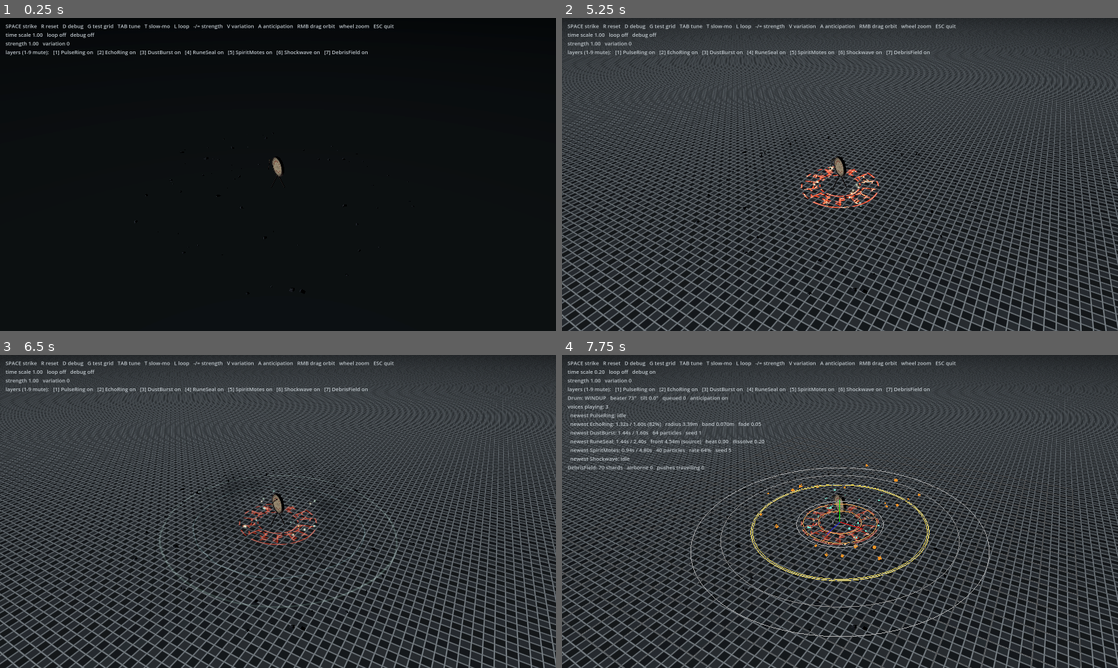
Above: before the commit, frames 1-4 (two rows, left to right).
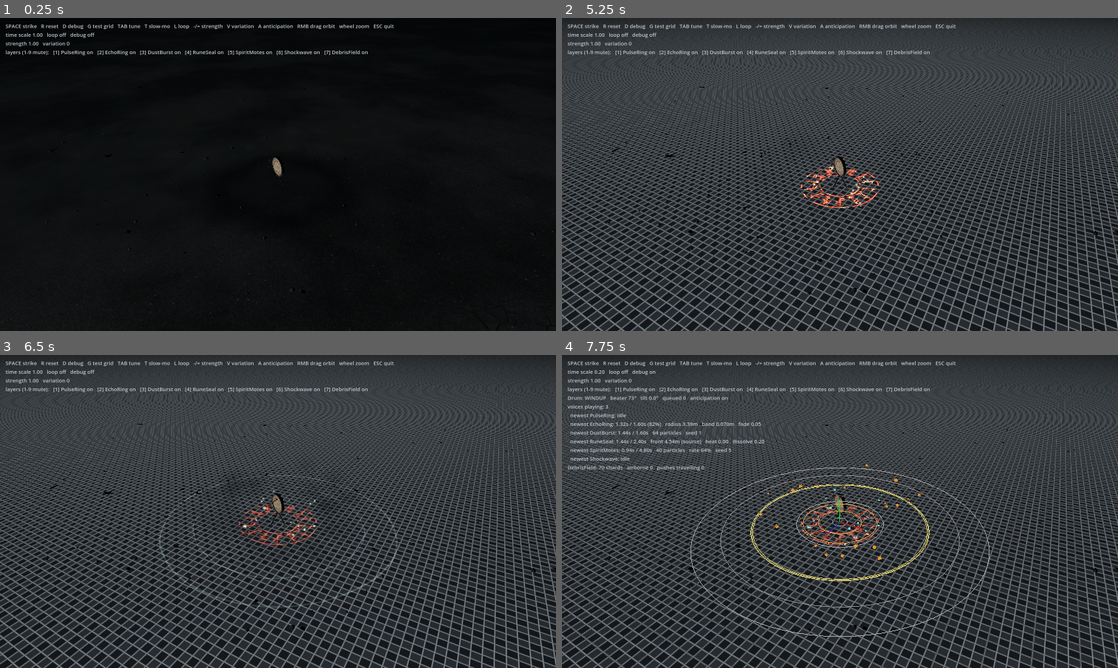
Above: after the commit, the same moments.

Repository: BilguunTs/vfx-lab
Game: Godot game, scene res://lab/lab.tscn
Same seed, same stepped clock (60 frames per second), same inputs: the game is played once before the commit and once after it.
Inputs (mouse positions are in pixels of both pictures, inside the frame that each line leads up to):
- Up to frame 1 (0.25 s): no input
- Up to frame 2 (5.25 s): move the mouse to (962, 158) at 0.52 s; hold D 0.53-1.25 s; tap Q at 0.6 s; click (962, 158) at 0.67 s; tap Space at 0.77, 3.77 s; drag from (728, 190) to (812, 237) at 1.27 s; move the mouse to (895, 105) at 2.02 s; hold D 2.03-2.75 s; tap P at 2.1 s; drag from (812, 237) to (673, 127) at 2.77 s; move the mouse to (1006, 221) at 3.52 s; hold A 3.53-4.25 s; tap N at 3.6 s; drag from (673, 127) to (756, 96) at 4.27 s; move the mouse to (867, 174) at 5.02 s; hold A from 5.03 s (still down); tap G at 5.1 s; click (867, 174) at 5.17 s
- Up to frame 3 (6.5 s): release A at 5.75 s; drag from (194, 433) to (166, 527) at 5.77 s
- Up to frame 4 (7.75 s): move the mouse to (962, 495) at 6.52 s; hold D 6.53-7.25 s; tap T at 6.6 s; tap Space at 6.77 s; drag from (728, 527) to (812, 574) at 7.27 s

The runs differ from the first frame. In frame 1, less than 0.1% of the frame differs, in the area x 0-100%, y 28-99%; in frame 2, less than 0.1%, in the area x 1-100%, y 20-75%; in frame 3, less than 0.1%; in frame 4, less than 0.1%.

Commit message:
Lab ground: procedural cracked earth and scattered stones
Replaces the flat grey floor. ground.gdshader: damp/dry patches, mottling, irregular pebbles,
dry cracks in the drier patches, a fine bump and a trampled ring around the drum, at the old
floor's brightness. stone_scatter.gd: flat-shaded low-poly stones and boulders beyond the
debris field, deterministic seed. Gives distortion effects something to bend.

Diff:
--- /dev/null
+++ b/lab/ground.gdshader
@@ -0,0 +1,136 @@
+// Lab ground: packed earth, procedural, no textures.
+//
+// Detail at several scales so the ground reads at any distance and gives distortion effects
+// (the shockwave) something to bend: big damp/dry patches, mid mottling, scattered pebbles and
+// fine grit. A shallow bump from the same height field catches the low sun. Fine detail fades
+// out with distance (fwidth) instead of shimmering.
+//
+// Storytelling: a trampled ring around the origin — darker, smoother, fewer pebbles — as if
+// people have circled this spot for a long time. worn_strength = 0 removes it.
+shader_type spatial;
+render_mode diffuse_lambert;
+
+#include "res://shared/shaders/noise.gdshaderinc"
+
+uniform vec3 earth_dark : source_color = vec3(0.28, 0.265, 0.24);
+uniform vec3 earth_light : source_color = vec3(0.43, 0.405, 0.37);
+uniform vec3 pebble_color : source_color = vec3(0.55, 0.53, 0.5);
+uniform float patch_scale = 0.22;      // big damp/dry patches per metre
+uniform float mottle_scale = 1.7;
+uniform float pebble_cell = 0.12;      // metres per pebble cell
+uniform float pebble_density = 0.1;    // share of cells holding a pebble
+uniform float grit_strength = 0.12;
+uniform float bump_strength = 0.6;
+// Dry-earth cracks: a cell network of thin dark lines, only in the drier patches.
+uniform vec3 crack_color : source_color = vec3(0.1, 0.09, 0.08);
+uniform float crack_cell = 0.45;       // metres between cracks
+uniform float crack_width = 0.035;     // fraction of a cell
+uniform float crack_amount = 0.75;     // 0 = none, 1 = cracks wherever the ground is dry
+
+uniform vec2 worn_center = vec2(0.0);
+uniform float worn_radius = 2.4;
+uniform float worn_width = 1.1;
+uniform float worn_strength = 0.4;
+
+varying vec3 v_world;
+
+float fbm(vec2 p) {
+	float v = 0.0;
+	float a = 0.5;
+	for (int i = 0; i < 4; i++) {
+		v += a * value_noise(p);
+		p = p * 2.03 + vec2(17.1, 9.3);
+		a *= 0.5;
+	}
+	return v;
+}
+
+// 0..1 pebble coverage: one round pebble at a jittered spot in some cells.
+float pebbles(vec2 p, float density) {
+	vec2 g = p / pebble_cell;
+	vec2 cell = floor(g);
+	float present = step(1.0 - density, hash21(cell + 311.0));
+	vec2 centre = vec2(hash21(cell + 17.0), hash21(cell + 53.0)) * 0.6 + 0.2;
+	float radius = 0.1 + 0.25 * pow(hash21(cell + 91.0), 2.0);
+	vec2 q = fract(g) - centre;
+	// Lumpy outline: stretch along a random direction, wobble the edge.
+	float a = hash21(cell + 5.0) * 6.2832;
+	q = mat2(vec2(cos(a), sin(a)), vec2(-sin(a), cos(a))) * q * vec2(1.0, 1.5);
+	float d = length(q) * (0.85 + 0.3 * value_noise(g * 9.0 + cell));
+	return present * (1.0 - smoothstep(radius * 0.7, radius, d));
+}
+
+// Distance to the nearest cell border of a jittered grid (Voronoi F2 - F1, approximated).
+float crack_lines(vec2 p) {
+	vec2 g = p / crack_cell;
+	g += (vec2(value_noise(g * 1.3), value_noise(g * 1.3 + 7.7)) - 0.5) * 0.35; // wander
+	vec2 cell = floor(g);
+	vec2 f = fract(g);
+	float d1 = 8.0;
+	float d2 = 8.0;
+	for (int y = -1; y <= 1; y++) {
+		for (int x = -1; x <= 1; x++) {
+			vec2 o = vec2(float(x), float(y));
+			vec2 pt = o + vec2(hash21(cell + o + 101.0), hash21(cell + o + 211.0)) * 0.8 + 0.1;
+			float d = length(pt - f);
+			if (d < d1) { d2 = d1; d1 = d; } else if (d < d2) { d2 = d; }
+		}
+	}
+	return d2 - d1; // 0 on a border
+}
+
+float worn(vec2 p) {
+	float r = length(p - worn_center);
+	float d = (r - worn_radius) / worn_width;
+	// Slightly irregular edge: nobody walks a perfect circle.
+	float wobble = value_noise(p * 0.9) * 0.6 - 0.3;
+	return worn_strength * exp(-(d + wobble) * (d + wobble) * 2.0);
+}
+
+float height(vec2 p, float detail, float wear) {
+	float h = fbm(p * mottle_scale) * 0.6;
+	h += pebbles(p, pebble_density * (1.0 - wear * 1.5)) * 0.5 * detail;
+	h += value_noise(p * 30.0) * 0.15 * detail;
+	return h * (1.0 - wear);
+}
+
+void vertex() {
+	v_world = (MODEL_MATRIX * vec4(VERTEX, 1.0)).xyz;
+}
+
+void fragment() {
+	vec2 p = v_world.xz;
+	// 1 up close, 0 where a pebble cell is smaller than ~2 pixels.
+	float detail = 1.0 - smoothstep(0.25, 0.6, fwidth(p.x) / pebble_cell);
+	float wear = worn(p);
+
+	float patches = smoothstep(0.3, 0.7, fbm(p * patch_scale));
+	float mottle = fbm(p * mottle_scale);
+	vec3 col = mix(earth_dark, earth_light, patches * 0.6 + mottle * 0.4);
+	col *= 1.0 + (value_noise(p * 30.0) - 0.5) * 2.0 * grit_strength * detail;
+	float pebble = pebbles(p, pebble_density * (1.0 - wear * 1.5)) * detail;
+	// Pebbles both lighter and darker than the earth, never all white dots.
+	float pebble_tone = hash21(floor(p / pebble_cell) + 7.0);
+	col = mix(col, pebble_color * mix(0.45, 1.1, pebble_tone), pebble * 0.85);
+
+	// Cracks where it's dry (light patches), broken up by noise so they don't tile the world.
+	float dry = smoothstep(0.35, 0.75, patches + (value_noise(p * 0.7) - 0.5) * 0.5);
+	float cracked = crack_amount * dry * (1.0 - wear) * smoothstep(0.35, 0.6, value_noise(p * 1.1 + 31.0));
+	float cd = crack_lines(p);
+	float aa = fwidth(cd);
+	float crack = (1.0 - smoothstep(crack_width - aa, crack_width + aa, cd)) * cracked;
+	crack *= 1.0 - smoothstep(0.4, 1.0, fwidth(p.x) / (crack_cell * crack_width) * 0.5); // fade far away
+	col = mix(col, crack_color, crack * 0.85);
+	col *= 1.0 - wear * 0.35;
+	ALBEDO = col;
+	ROUGHNESS = mix(1.0, 0.85, wear);
+	SPECULAR = 0.25;
+
+	// Bump from the same height field (finite differences in world space).
+	float e = 0.01;
+	float h0 = height(p, detail, wear);
+	float hx = height(p + vec2(e, 0.0), detail, wear);
+	float hz = height(p + vec2(0.0, e), detail, wear);
+	vec3 n = normalize(vec3(-(hx - h0) / e * 0.05 * bump_strength, 1.0, -(hz - h0) / e * 0.05 * bump_strength));
+	NORMAL = normalize((VIEW_MATRIX * vec4(n, 0.0)).xyz);
+}
--- a/lab/lab.tscn
+++ b/lab/lab.tscn
@@ -1,9 +1,11 @@
-[gd_scene load_steps=9 format=3]
+[gd_scene load_steps=11 format=3]
 
 [ext_resource type="Script" path="res://lab/lab.gd" id="1_lab"]
 [ext_resource type="Script" path="res://lab/orbit_camera.gd" id="2_cam"]
 [ext_resource type="PackedScene" path="res://experiments/05_drum_strike/drum_strike.tscn" id="3_strike"]
 [ext_resource type="Script" path="res://experiments/05_drum_strike/drum_stand_in.gd" id="4_drum"]
+[ext_resource type="Shader" path="res://lab/ground.gdshader" id="5_ground"]
+[ext_resource type="Script" path="res://lab/stone_scatter.gd" id="6_stones"]
 
 [sub_resource type="Environment" id="Environment_lab"]
 background_mode = 1
@@ -23,9 +25,8 @@
 [sub_resource type="PlaneMesh" id="PlaneMesh_floor"]
 size = Vector2(200, 200)
 
-[sub_resource type="StandardMaterial3D" id="Mat_floor"]
-albedo_color = Color(0.34, 0.34, 0.32, 1)
-roughness = 1.0
+[sub_resource type="ShaderMaterial" id="Mat_floor"]
+shader = ExtResource("5_ground")
 
 [node name="Lab" type="Node3D" node_paths=PackedStringArray("striker")]
 script = ExtResource("1_lab")
@@ -43,6 +44,9 @@
 [node name="Floor" type="MeshInstance3D" parent="."]
 mesh = SubResource("PlaneMesh_floor")
 surface_material_override/0 = SubResource("Mat_floor")
+
+[node name="Stones" type="Node3D" parent="."]
+script = ExtResource("6_stones")
 
 [node name="Drum" type="Node3D" parent="."]
 transform = Transform3D(0.8660254, 0, -0.5, 0, 1, 0, 0.5, 0, 0.8660254, 0, 0, 0)
--- /dev/null
+++ b/lab/stone_scatter.gd
@@ -0,0 +1,129 @@
+@tool
+extends Node3D
+## Scatters low-poly stones and a few boulders on the lab ground (deterministic: same seed,
+## same layout). Static set dressing beyond the drum's debris field, so the ground has
+## silhouettes and depth cues at a distance. Each rock shape is a sphere with its vertices
+## pushed in and out, squashed and flat-shaded; a few shapes are reused through MultiMeshes.
+
+@export var noise_seed := 3:
+	set(v):
+		noise_seed = v
+		_rebuild()
+@export_range(0, 1000) var stone_count := 160:
+	set(v):
+		stone_count = v
+		_rebuild()
+@export_range(0, 50) var boulder_count := 7:
+	set(v):
+		boulder_count = v
+		_rebuild()
+## Keeps stones out of the debris field and away from the drum.
+@export_range(0.0, 20.0, 0.1, "suffix:m") var inner_radius := 5.5:
+	set(v):
+		inner_radius = v
+		_rebuild()
+@export_range(1.0, 60.0, 0.5, "suffix:m") var outer_radius := 18.0:
+	set(v):
+		outer_radius = v
+		_rebuild()
+@export var stone_color := Color(0.2, 0.19, 0.18):
+	set(v):
+		stone_color = v
+		_rebuild()
+
+const SHAPES := 4
+
+
+func _ready() -> void:
+	_rebuild()
+
+
+func _rebuild() -> void:
+	if not is_inside_tree():
+		return
+	for child in get_children():
+		child.queue_free()
+	var rng := RandomNumberGenerator.new()
+	rng.seed = noise_seed
+	var material := StandardMaterial3D.new()
+	material.albedo_color = Color.WHITE
+	material.vertex_color_use_as_albedo = true
+	material.roughness = 1.0
+
+	var transforms: Array[Array] = []
+	var colors: Array[Array] = []
+	for i in SHAPES:
+		transforms.append([])
+		colors.append([])
+	# Small stones: loosely clustered (stones gather; uniform scatter looks artificial).
+	var clusters: Array[Vector2] = []
+	for i in 12:
+		clusters.append(_random_ring_point(rng, inner_radius, outer_radius))
+	for i in stone_count:
+		var p: Vector2
+		if rng.randf() < 0.6:
+			p = clusters[rng.randi() % clusters.size()] + Vector2(rng.randfn(0.0, 1.2), rng.randfn(0.0, 1.2))
+		else:
+			p = _random_ring_point(rng, inner_radius, outer_radius)
+		if p.length() < inner_radius:
+			continue
+		var size := rng.randf_range(0.04, 0.16) * (1.0 + 2.0 * pow(rng.randf(), 6.0))
+		_place(rng, transforms, colors, p, size)
+	for i in boulder_count:
+		var p := _random_ring_point(rng, inner_radius + 1.5, outer_radius)
+		_place(rng, transforms, colors, p, rng.randf_range(0.35, 0.9))
+
+	for shape in SHAPES:
+		var multimesh := MultiMesh.new()
+		multimesh.transform_format = MultiMesh.TRANSFORM_3D
+		multimesh.use_colors = true
+		multimesh.mesh = _rock_mesh(noise_seed * 31 + shape)
+		multimesh.instance_count = transforms[shape].size()
+		for i in multimesh.instance_count:
+			multimesh.set_instance_transform(i, transforms[shape][i])
+			multimesh.set_instance_color(i, colors[shape][i])
+		var view := MultiMeshInstance3D.new()
+		view.multimesh = multimesh
+		view.material_override = material
+		add_child(view)
+
+
+func _place(rng: RandomNumberGenerator, transforms: Array[Array], colors: Array[Array], p: Vector2, size: float) -> void:
+	var basis := Basis(Vector3.UP, rng.randf() * TAU)
+	basis = basis * Basis(Vector3.RIGHT, rng.randf_range(-0.25, 0.25))
+	basis = basis.scaled(Vector3(rng.randf_range(0.8, 1.3), rng.randf_range(0.45, 0.8), rng.randf_range(0.8, 1.3)) * size)
+	# Half buried: rocks sit in the ground, they don't rest on it.
+	var origin := Vector3(p.x, -size * rng.randf_range(0.1, 0.35), p.y)
+	var shape := rng.randi() % SHAPES
+	transforms[shape].append(Transform3D(basis, origin))
+	colors[shape].append(stone_color * rng.randf_range(0.75, 1.25))
+
+
+## Uniform by area within the ring.
+func _random_ring_point(rng: RandomNumberGenerator, r0: float, r1: float) -> Vector2:
+	var r := sqrt(rng.randf_range(r0 * r0, r1 * r1))
+	return Vector2.from_angle(rng.randf() * TAU) * r
+
+
+func _rock_mesh(shape_seed: int) -> ArrayMesh:
+	var sphere := SphereMesh.new()
+	sphere.radial_segments = 7
+	sphere.rings = 4
+	var arrays := sphere.get_mesh_arrays()
+	var vertices: PackedVector3Array = arrays[Mesh.ARRAY_VERTEX]
+	var indices: PackedInt32Array = arrays[Mesh.ARRAY_INDEX]
+	# Displacement keyed on the rounded position, so seam duplicates move together.
+	for i in vertices.size():
+		var v := vertices[i]
+		var key := hash([shape_seed, roundi(v.x * 1000.0), roundi(v.y * 1000.0), roundi(v.z * 1000.0)])
+		var k := float(absi(key) % 10007) / 10007.0
+		v *= 0.75 + 0.5 * k
+		v.y = maxf(v.y, -0.15) # flat-ish underside
+		vertices[i] = v
+	var st := SurfaceTool.new()
+	st.begin(Mesh.PRIMITIVE_TRIANGLES)
+	st.set_smooth_group(-1) # flat shading: faceted, low-poly
+	for index in indices:
+		st.add_vertex(vertices[index])
+	st.generate_normals()
+	return st.commit()
Not shown, added: lab/ground.gdshader.uid
Not shown, added: lab/stone_scatter.gd.uid
Not shown, changed: docs/EXPERIMENT_LOG.md
